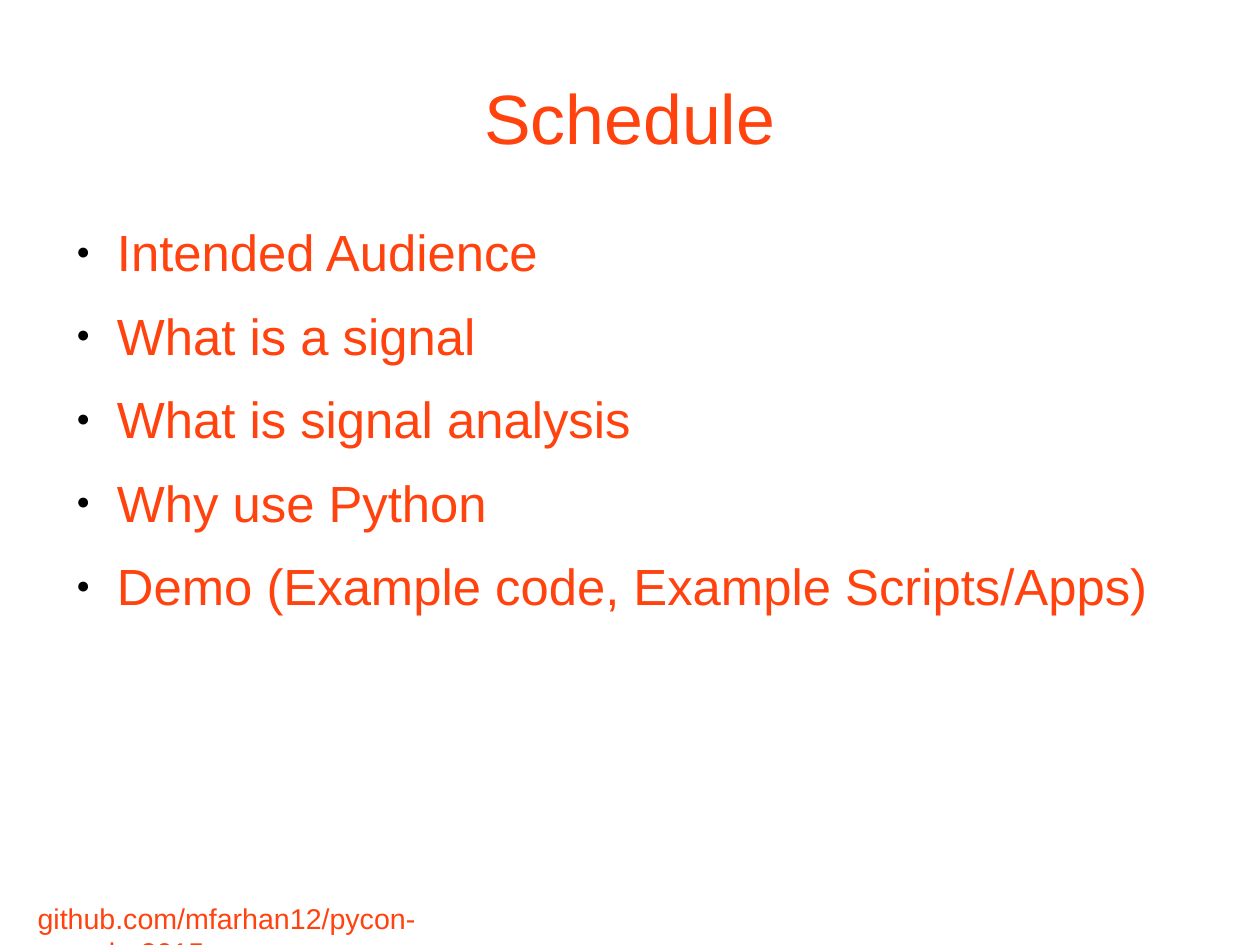
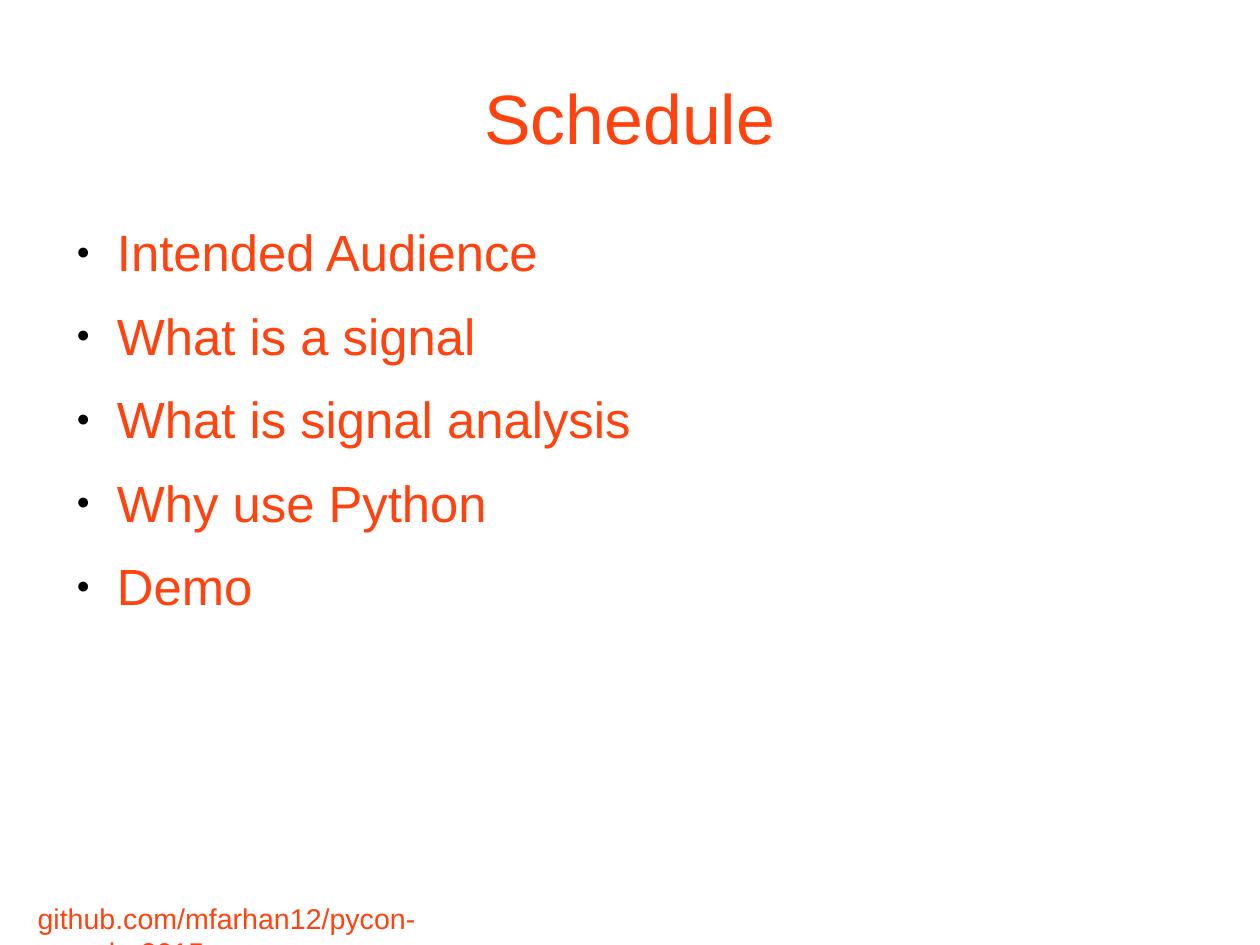
Before and after one commit to mfarhan12/pycon-canada-2015, a slide deck: slide 3 of Pycon2105.odp. Drawn at 1260x945 pixels with LibreOffice and Linux fonts; fonts in the diff are those of the drawing; background and template pictures are left out. Boxes give left, top, right and bottom in pixels: in the first picture for what was removed or moved away, otherwise in the second. Text is boxed around its words. In the diff, an @@ line names an element or a change of style, - is before the commit and + after.

```diff
--- a/Pycon2105.odp
+++ b/Pycon2105.odp
@@ text at box(117, 570, 252, 606): text changed @@
-● Demo (Example code, Example Scripts/Apps)
+● Demo
```
Also in this commit, not shown: 2 other slides changed.
